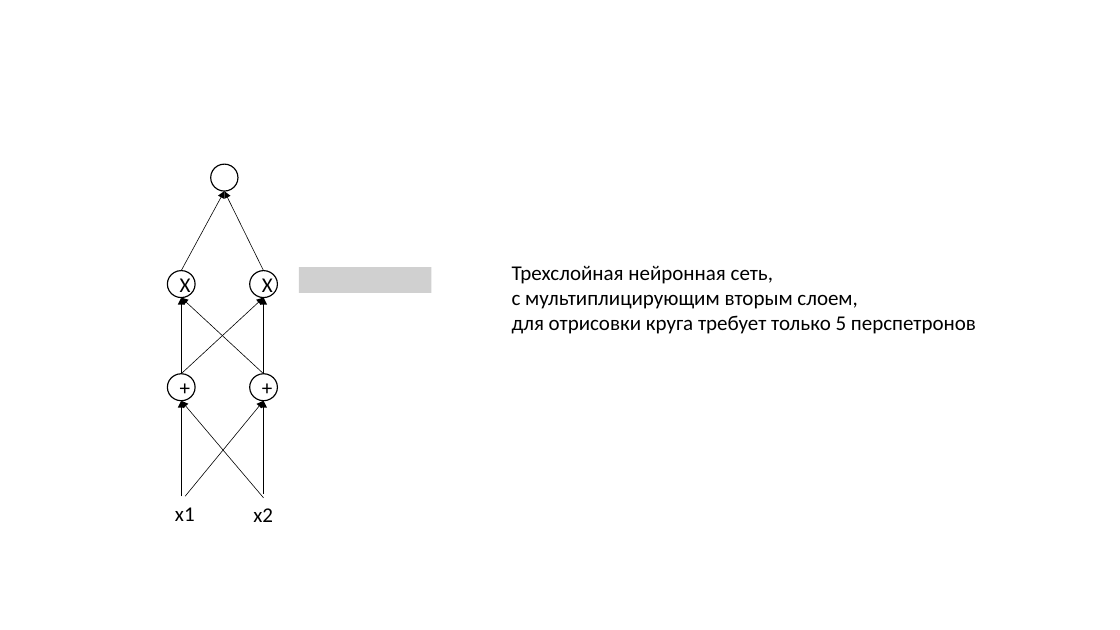
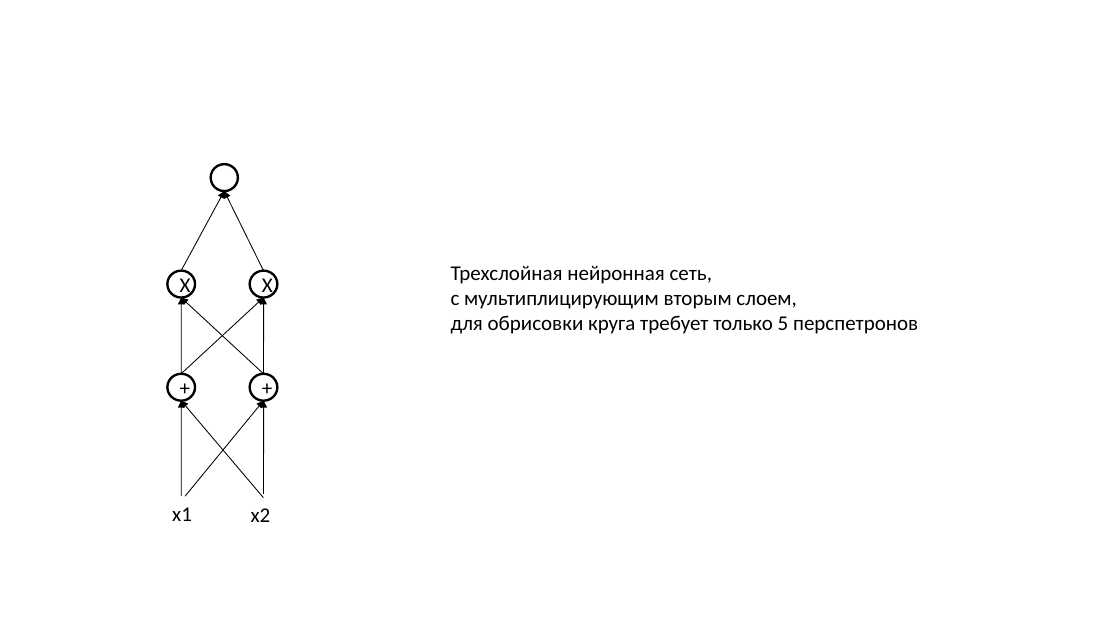
Before and after one commit to IMDxD/MLIsuct, a slide deck: slide 13 of fall2019/lecture8/Neural networks.pptx. Drawn at 1120x630 pixels with LibreOffice and Linux fonts; fonts in the diff are those of the drawing; grey boxes stand for pictures. Boxes give left, top, right and bottom in pixels: in the first picture for what was removed or moved away, otherwise in the second. Text is boxed around its words. In the diff, an @@ line names an element or a change of style, - is before the commit and + after.

```diff
--- a/fall2019/lecture8/Neural networks.pptx
+++ b/fall2019/lecture8/Neural networks.pptx
@@ outline #000000 1 pt to #000000 2 pt in 5 elements at [167,271,195,297], [250,271,277,297], [250,374,277,401], [167,374,195,401], [211,164,238,191] @@
@@ arrow removed from (181, 271) to (224, 192) @@
@@ freeform shape added at [181,191,224,271], outline #000000 0.75 pt @@
@@ arrow removed from (264, 271) to (224, 192) @@
@@ freeform shape added at [224,191,264,271], outline #000000 0.75 pt @@
@@ picture removed at [299,267,432,293] @@
@@ text "Трехслойная нейронная сеть,": place and size @@
-text "Трехслойная нейронная сеть," at [512,265,976,334]
+text "Трехслойная нейронная сеть," at [451,265,918,334]
@@ arrow removed from (181, 374) to (181, 297) @@
@@ arrow removed from (264, 374) to (181, 297) @@
@@ arrow removed from (181, 374) to (264, 297) @@
@@ freeform shape added at [181,297,181,374], outline #000000 0.75 pt @@
@@ freeform shape added at [181,297,264,374], outline #000000 0.75 pt @@
@@ freeform shape added at [181,297,264,374], outline #000000 0.75 pt @@
@@ text at [451,315,918,334]: text changed @@
-для отрисовки круга требует только 5 перспетронов
+для обрисовки круга требует только 5 перспетронов
@@ arrow removed from (181, 497) to (181, 401) @@
@@ arrow removed from (264, 498) to (181, 401) @@
@@ freeform shape added at [181,401,181,497], outline #000000 0.75 pt @@
@@ freeform shape added at [181,401,264,498], outline #000000 0.75 pt @@
@@ arrow removed from (185, 497) to (264, 401) @@
@@ freeform shape added at [185,401,263,497], outline #000000 0.75 pt @@
```
Also in this commit, not shown: 13 other slides changed, 4 other files.
